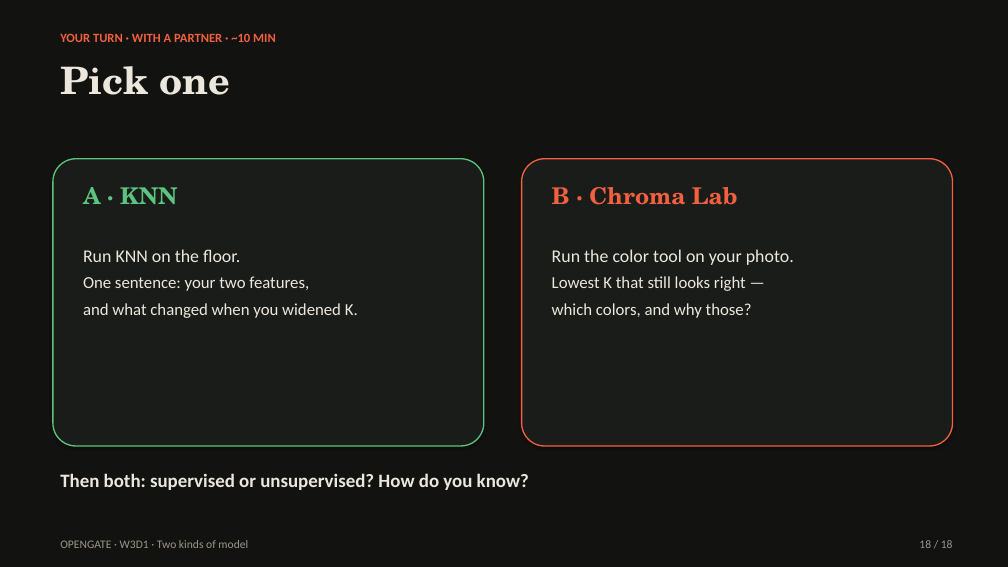
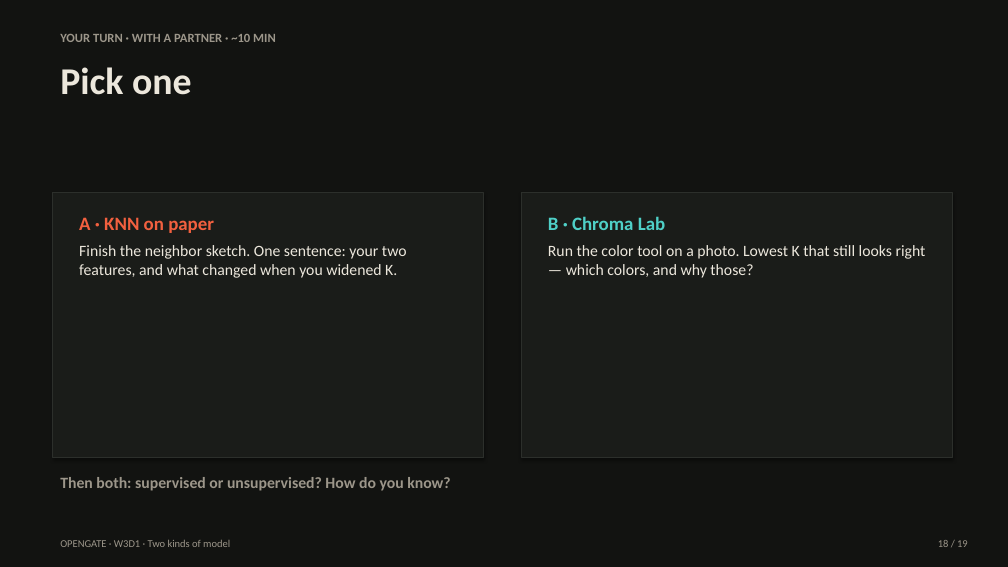
Before and after one commit to lemoon01110/chroma-kmeans-color-lab, a slide deck: slide 18 of opengate-assets/Opengate-W3D1-Two-Kinds-of-Model.pptx. Drawn at 1008x567 pixels with LibreOffice and Linux fonts; fonts in the diff are those of the drawing. Boxes give left, top, right and bottom in pixels: in the first picture for what was removed or moved away, otherwise in the second. Text is boxed around its words. In the diff, an @@ line names an element or a change of style, - is before the commit and + after.

```diff
--- a/opengate-assets/Opengate-W3D1-Two-Kinds-of-Model.pptx
+++ b/opengate-assets/Opengate-W3D1-Two-Kinds-of-Model.pptx
@@ text "YOUR TURN · WITH A ..." at [60,34,276,42]: text colour #F2603F to #9C968A; more space between paragraphs @@
@@ text "Pick one" at [60,67,192,95]: font TeX Gyre Schola to Calibri; more space between paragraphs @@
@@ rounded rectangle removed at [522,159,953,446] @@
@@ rectangle: place and size @@
-rectangle at [53,159,484,446]
+rectangle at [53,193,484,457]
@@ rectangle at [53,193,484,457]: rounded rectangle to rectangle; outline #5CC47F 1.25 pt to #2C2F2B 1 pt @@
@@ rectangle added at [522,193,953,457], fill #1A1C19, outline #2C2F2B 1 pt @@
@@ text "B · Chroma Lab": place and size @@
-text "B · Chroma Lab" at [552,187,794,318]
+text "B · Chroma Lab" at [548,216,926,278]
@@ text at [79,217,407,278]: text changed; size 16 to 15 pt @@
-A · KNN
-Run KNN on the floor.
-One sentence: your two features,
-and what changed when you widened K.
+A · KNN on paper
+Finish the neighbor sketch. One sentence: your two features, and what changed when you widened K.
@@ text at [548,216,665,230]: size 22 to 18 pt, font TeX Gyre Schola to Calibri, text colour #F2603F to #4FD0C7 in "B · Chroma Lab" @@
@@ text at [548,245,926,278]: text changed; size 16 to 15 pt @@
-Run the color tool on your photo.
-Lowest K that still looks right —
-which colors, and why those?
+Run the color tool on a photo. Lowest K that still looks right — which colors, and why those?
@@ text "Then both: supervised or unsupervised? ..." at [60,477,450,491]: size 18 to 15 pt, text colour #ECE7DC to #9C968A; more space between paragraphs @@
@@ text "OPENGATE · W3D1 · Two ..." at [60,540,230,547]: size 11 to 10 pt; more space between paragraphs @@
@@ text at [938,540,968,547]: text changed; size 11 to 10 pt @@
-18 / 18
+18 / 19
```
Also in this commit, not shown: 18 other slides changed, 1 other file.
